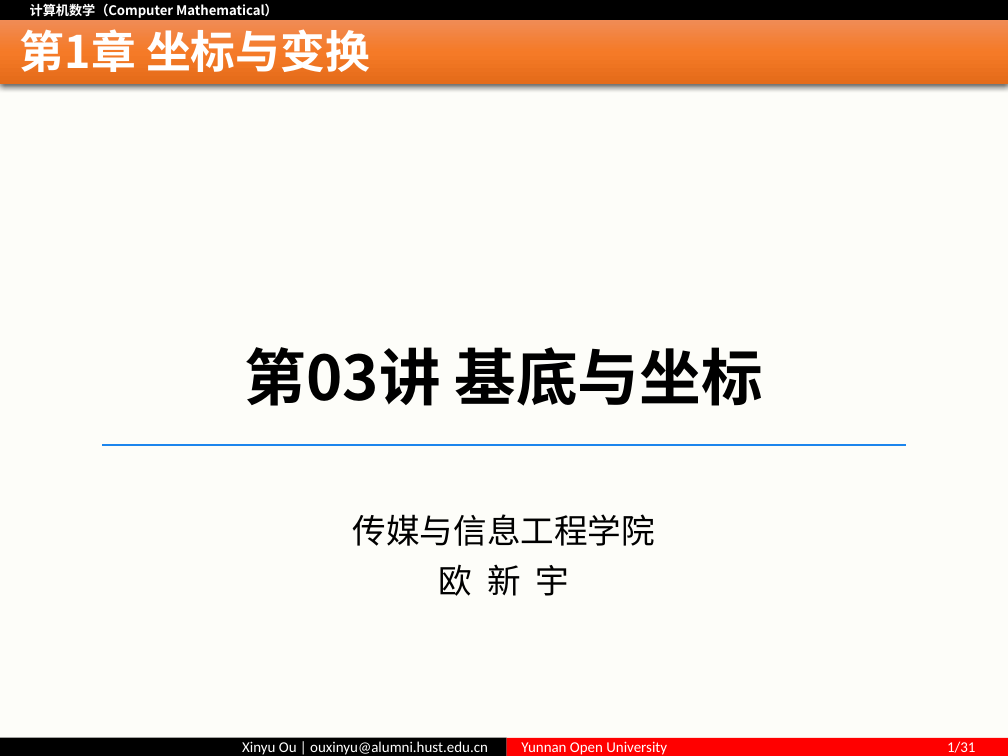
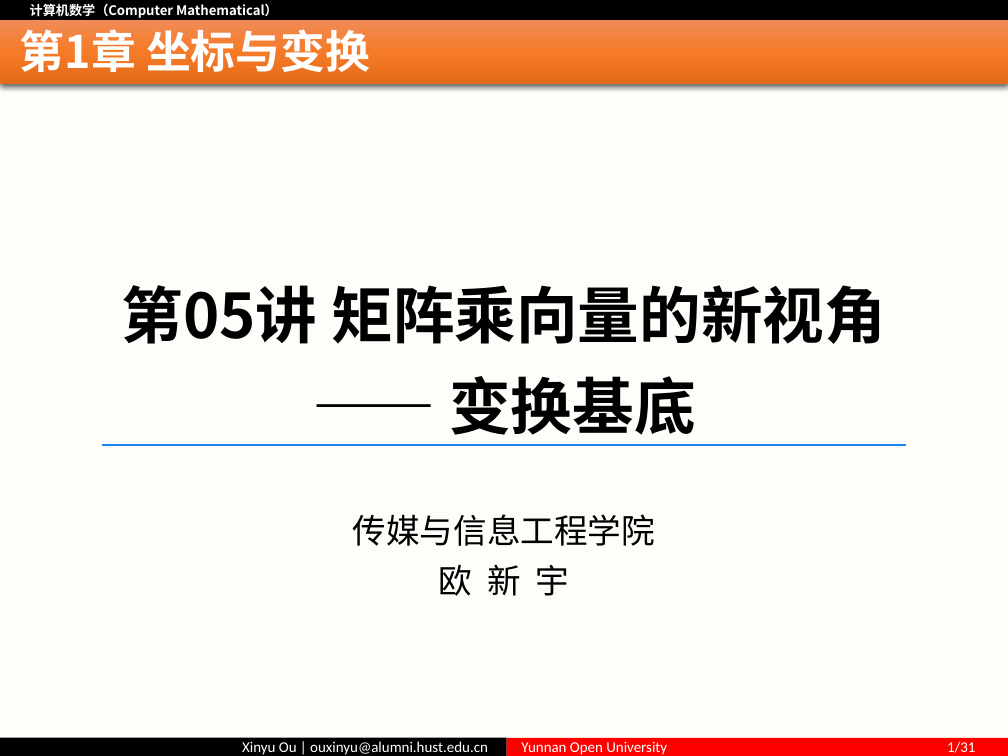
Before and after one commit to ouxinyu/Teaching, a slide deck: slide 1 of ComputerMath/PPT/第05讲 基底变换.pptx. Drawn at 1008x756 pixels with LibreOffice and Linux fonts; fonts in the diff are those of the drawing; background and template pictures are left out. Boxes give left, top, right and bottom in pixels: in the first picture for what was removed or moved away, otherwise in the second. Text is boxed around its words. In the diff, an @@ line names an element or a change of style, - is before the commit and + after.

```diff
--- a/ComputerMath/PPT/第05讲 基底变换.pptx
+++ b/ComputerMath/PPT/第05讲 基底变换.pptx
@@ text at (x1=122, y1=285, x2=886, y2=445): text changed @@
-第03讲 基底与坐标
+第05讲 矩阵乘向量的新视角
+—— 变换基底
```
Also in this commit, not shown: 3 other slides changed, 65 slides added, 34 slides removed, 8 other files.
